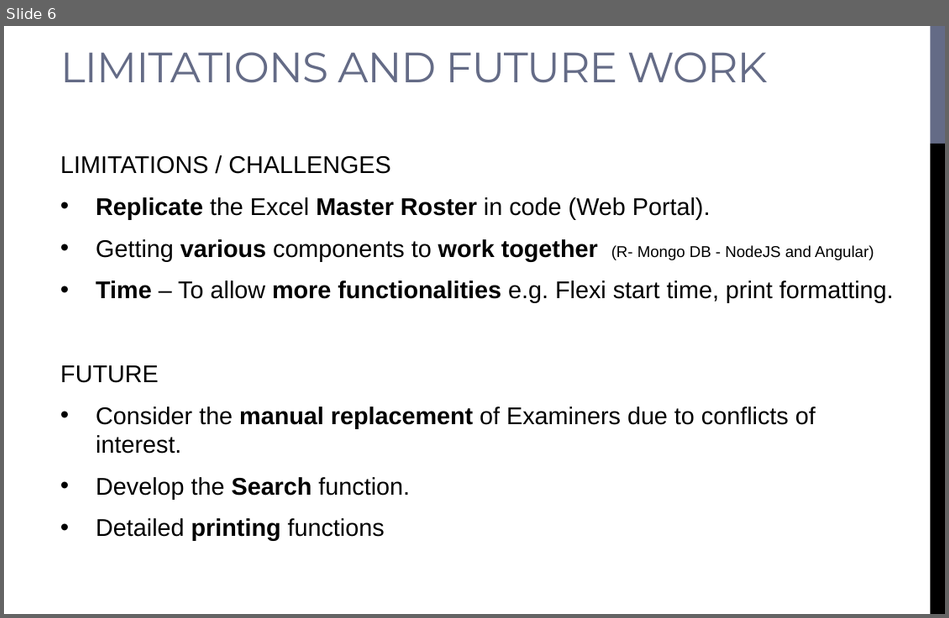
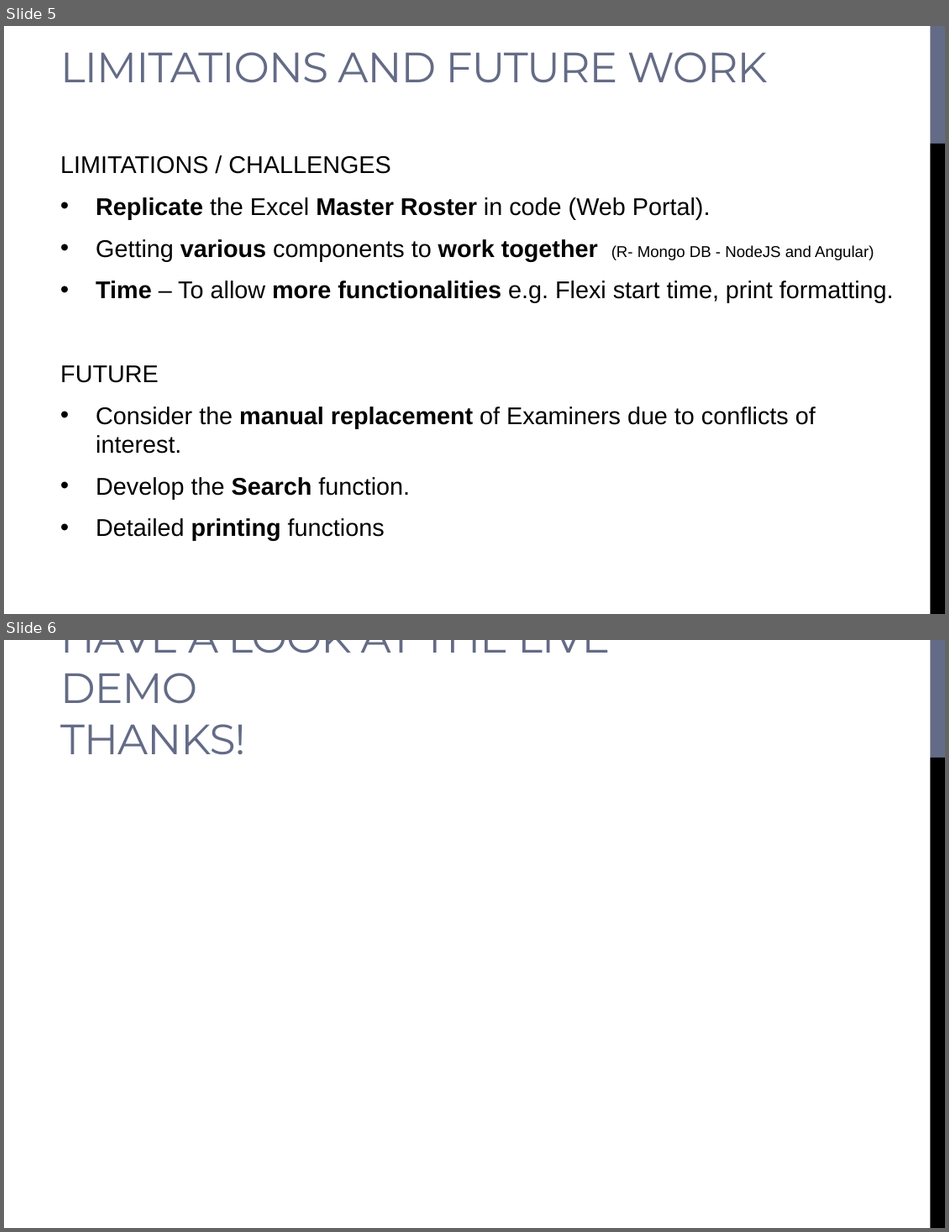
Before and after one commit to terry-dai/Team_RACGP, a slide deck: Presentation/healthhack-ROTATION ROSTER PORTAL final.pptx. Shown one above the other, each under a label of ours: slide 6 before the commit, slides 5 and 6 after it. The pictures are 949x618 and 949x1232 pixels, drawn with LibreOffice and Linux fonts; fonts in the diff are those of the drawing; background and template pictures are left out. Boxes give left, top, right and bottom in pixels: in the first picture for what was removed or moved away, otherwise in the second. Text is boxed around its words. In the diff, an @@ line names an element or a change of style, - is before the commit and + after.

```diff
--- a/Presentation/healthhack-ROTATION ROSTER PORTAL final.pptx
+++ b/Presentation/healthhack-ROTATION ROSTER PORTAL final.pptx
@@ slide 6 added at [4,640,945,1228], background picture (left out); not listed: 2 template elements that a slide beside it also shows @@
@@ title added at [60,640,610,755], 32.4 pt, text #646B86 @@
+HAVE A LOOK AT THE LIVE DEMO
+THANKS!
@@ what was slide 6 is now slide 5 @@
```
Also in this commit, not shown: 2 slides removed.
